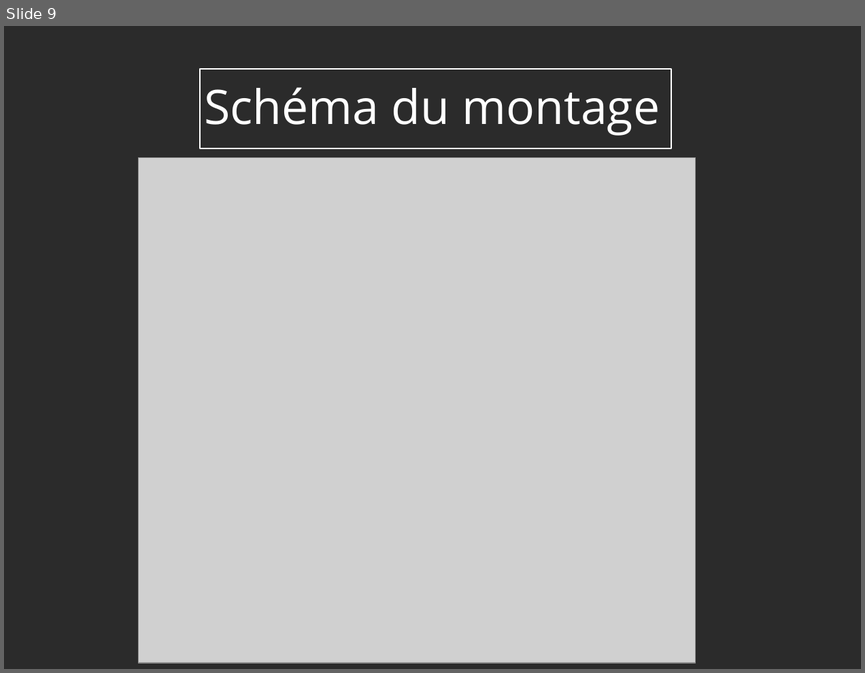
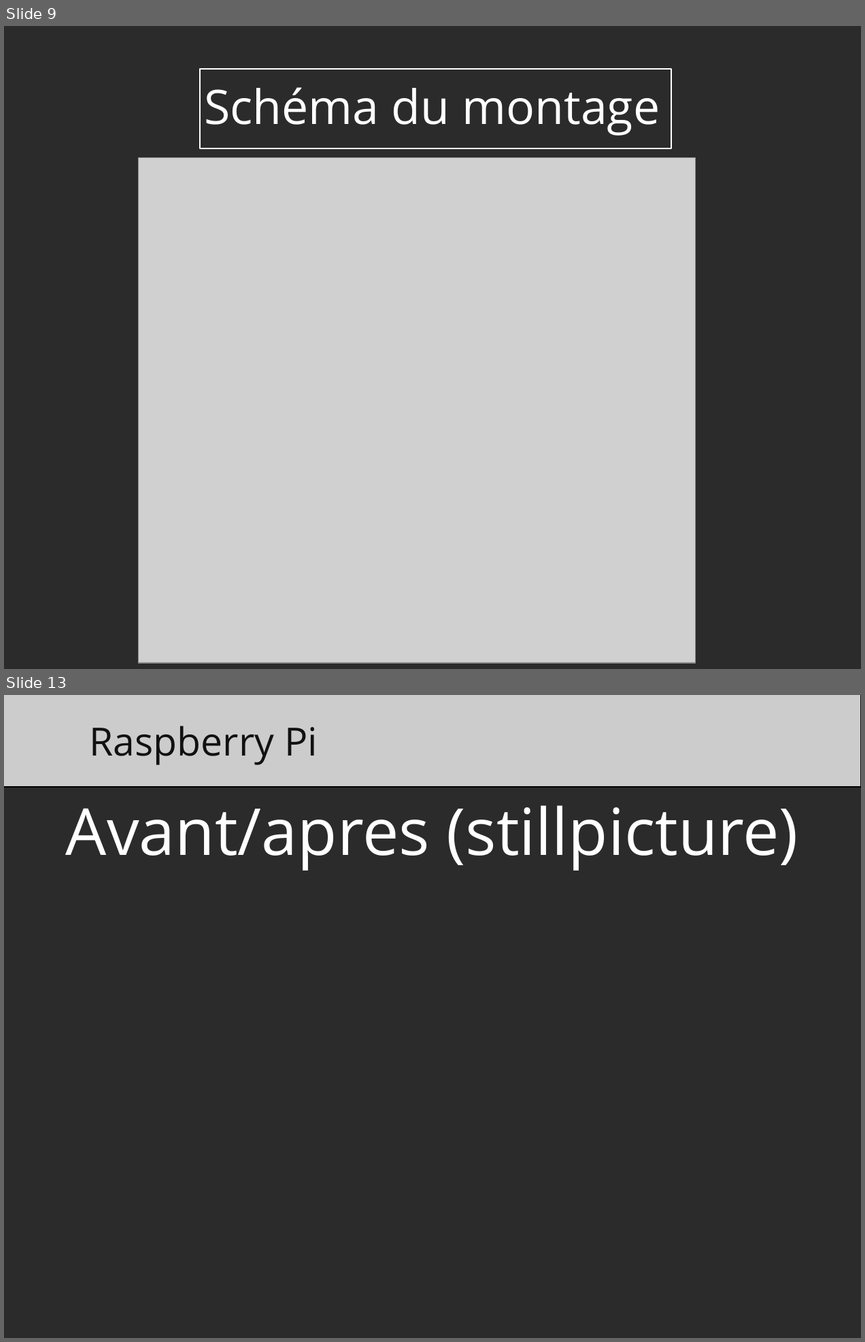
Before and after one commit to julienp17/WaveMirror, a slide deck: diaporama.odp. Shown one above the other, each under a label of ours: slide 9 before the commit, slides 9 and 13 after it; the slides between them are not shown. The pictures are 865x673 and 865x1342 pixels, drawn with LibreOffice and Linux fonts; fonts in the diff are those of the drawing; grey boxes stand for pictures; background and template pictures are left out; a plain dark background stands for a picture behind light text. Boxes give left, top, right and bottom in pixels: in the first picture for what was removed or moved away, otherwise in the second. Text is boxed around its words. In the diff, an @@ line names an element or a change of style, - is before the commit and + after.

```diff
--- a/diaporama.odp
+++ b/diaporama.odp
@@ slide 13 added at (4, 695, 861, 1338), background picture (left out) @@
@@ rectangle added at (4, 695, 861, 787), fill #CCCCCC, outline #000000 0 pt @@
@@ text added at (89, 726, 317, 765), 36 pt, text #111111 @@
+Raspberry Pi
@@ line added from (4, 787) to (861, 787), #000000 0 pt @@
@@ text added at (66, 805, 798, 870), 60 pt, text #FFFFFF @@
+Avant/apres (stillpicture)
```
Also in this commit, not shown: 2 slides changed, 11 other slides added, 6 other files.
